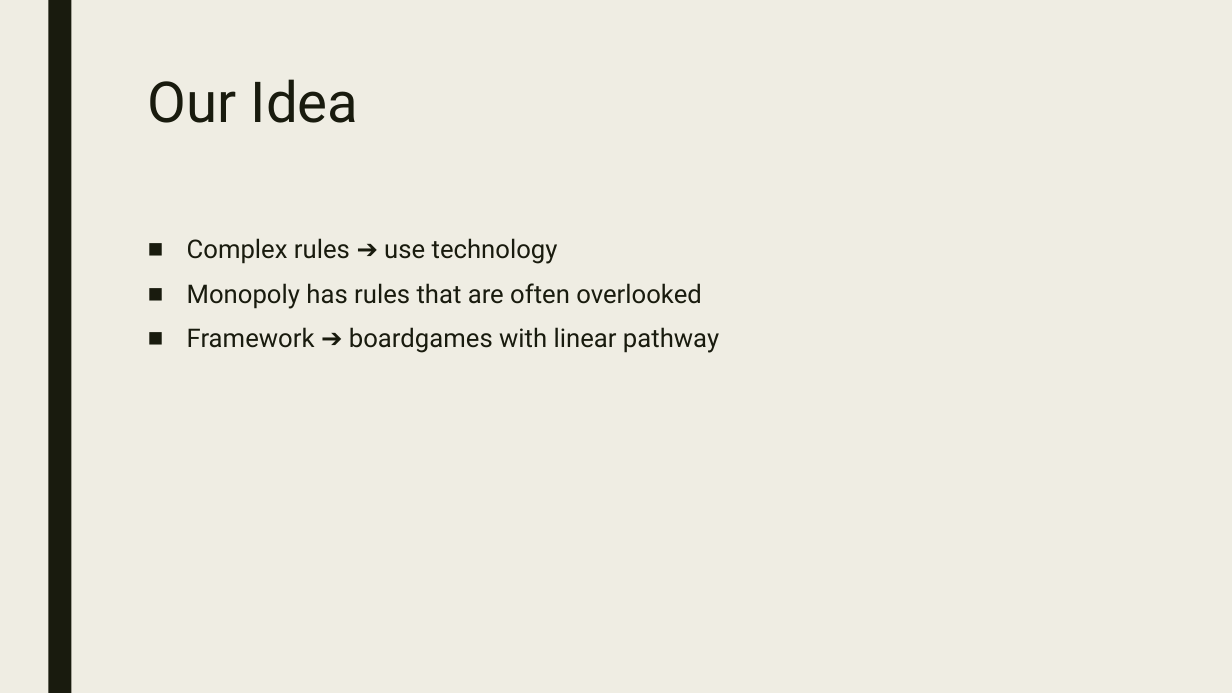
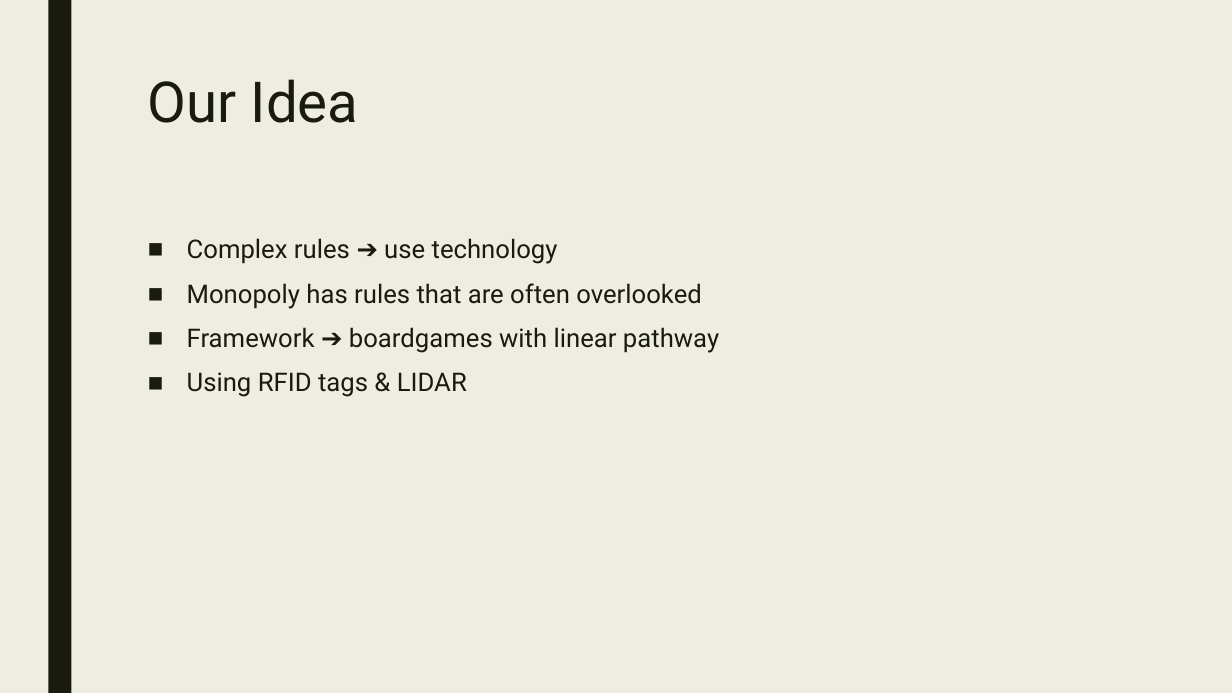
Before and after one commit to Jorissen9/TTISD, a slide deck: slide 2 of TTISD-Project/Presentatie/Eind presentatie.pptx. Drawn at 1232x693 pixels with LibreOffice and Linux fonts; fonts in the diff are those of the drawing. Boxes give left, top, right and bottom in pixels: in the first picture for what was removed or moved away, otherwise in the second. Text is boxed around its words. In the diff, an @@ line names an element or a change of style, - is before the commit and + after.

```diff
--- a/TTISD-Project/Presentatie/Eind presentatie.pptx
+++ b/TTISD-Project/Presentatie/Eind presentatie.pptx
@@ text at bbox=[187, 372, 467, 397]: paragraph added @@
+■ Using RFID tags & LIDAR
```
